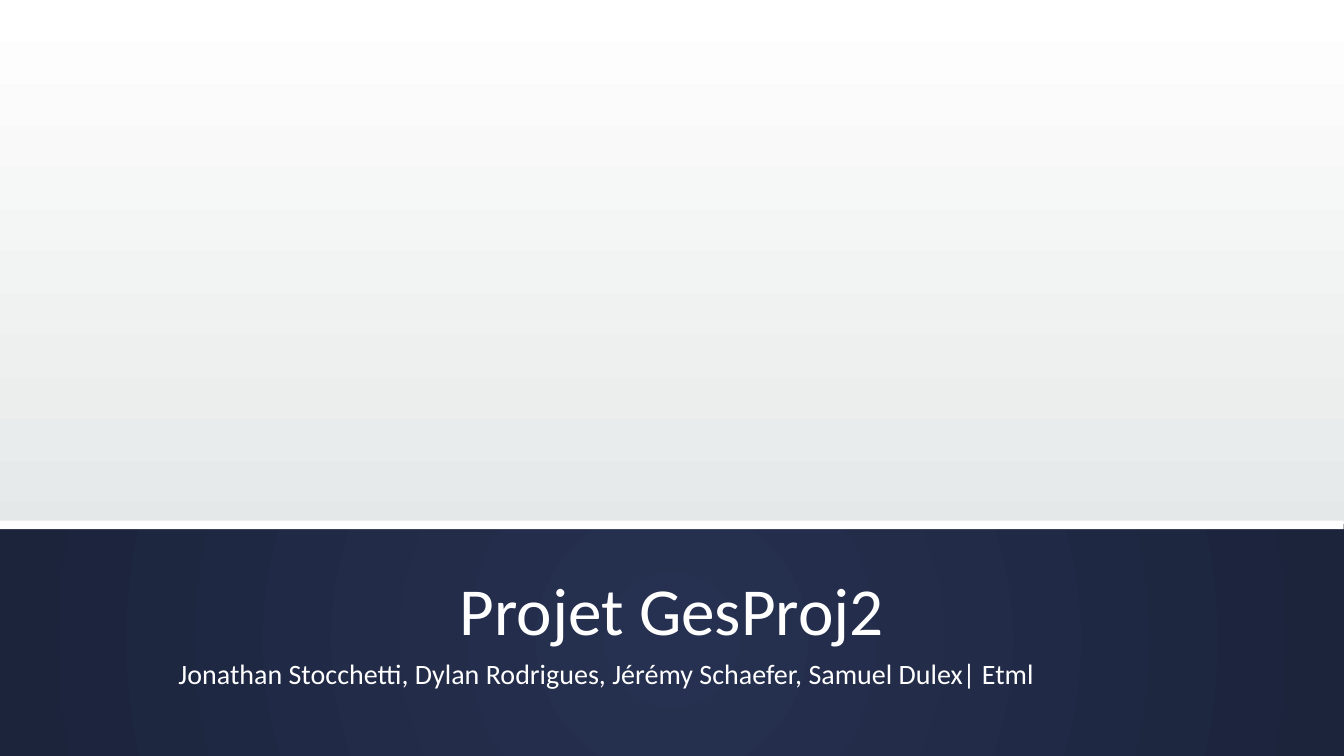
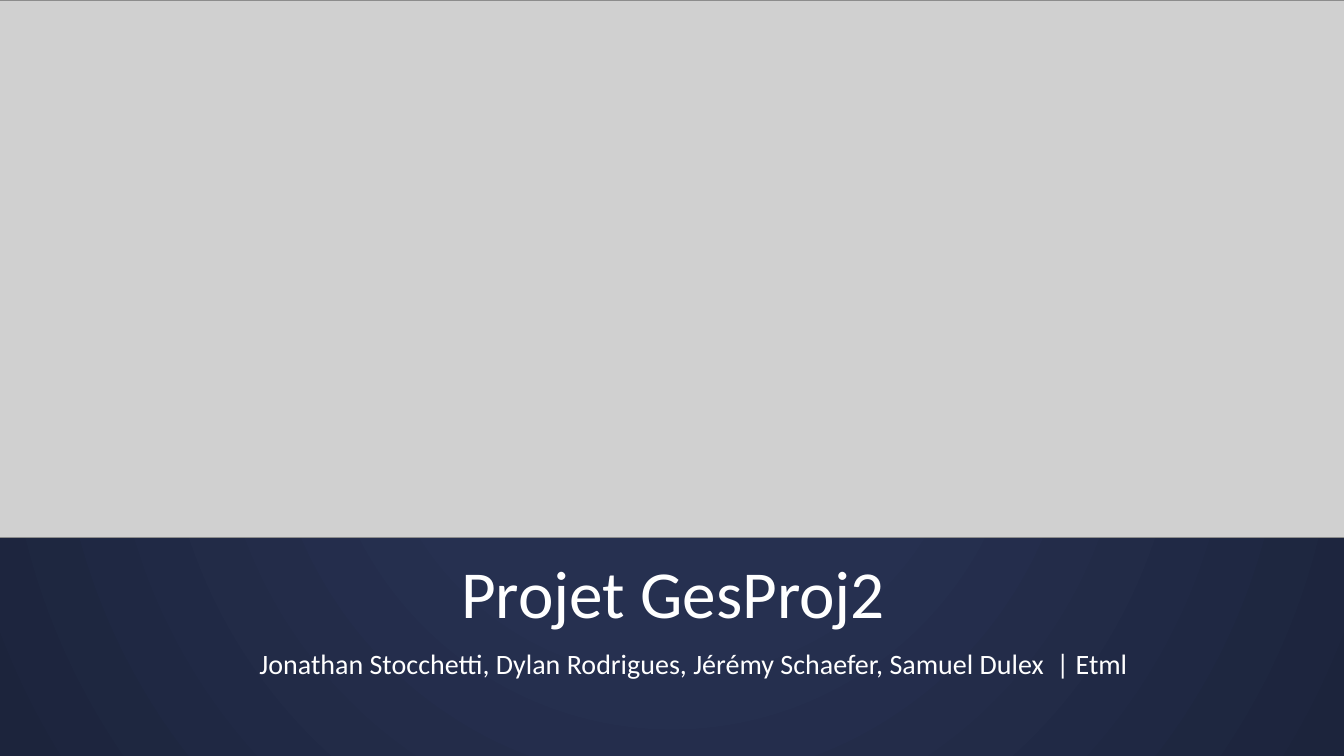
Before and after one commit to Lvoy/PROJET, a slide deck: slide 1 of production/documentation/Projet GesProj2.pptx. Drawn at 1344x756 pixels with LibreOffice and Linux fonts; fonts in the diff are those of the drawing; grey boxes stand for pictures; background and template pictures are left out. Boxes give left, top, right and bottom in pixels: in the first picture for what was removed or moved away, otherwise in the second. Text is boxed around its words. In the diff, an @@ line names an element or a change of style, - is before the commit and + after.

```diff
--- a/production/documentation/Projet GesProj2.pptx
+++ b/production/documentation/Projet GesProj2.pptx
@@ background gradient #FFFFFF to #E5E8E8 to #CDD2D2 to gradient #263050 to #1D243C @@
@@ picture added at box(0, 0, 1344, 537) @@
@@ rectangle removed at box(0, 524, 1344, 756) @@
@@ rectangle removed at box(0, 521, 1344, 529) @@
@@ text "Projet GesProj2": place and size @@
-text "Projet GesProj2" at box(460, 589, 883, 647)
+text "Projet GesProj2" at box(461, 572, 884, 630)
@@ text "Projet GesProj2" at box(461, 572, 884, 630): vertical alignment bottom to top @@
@@ text at box(259, 654, 1128, 679): spaces changed @@
-Jonathan Stocchetti, Dylan Rodrigues, Jérémy Schaefer, Samuel Dulex| Etml
+Jonathan Stocchetti, Dylan Rodrigues, Jérémy Schaefer, Samuel Dulex | Etml
```
Also in this commit, not shown: 5 other slides changed, 8 slides added, 8 slides removed.
